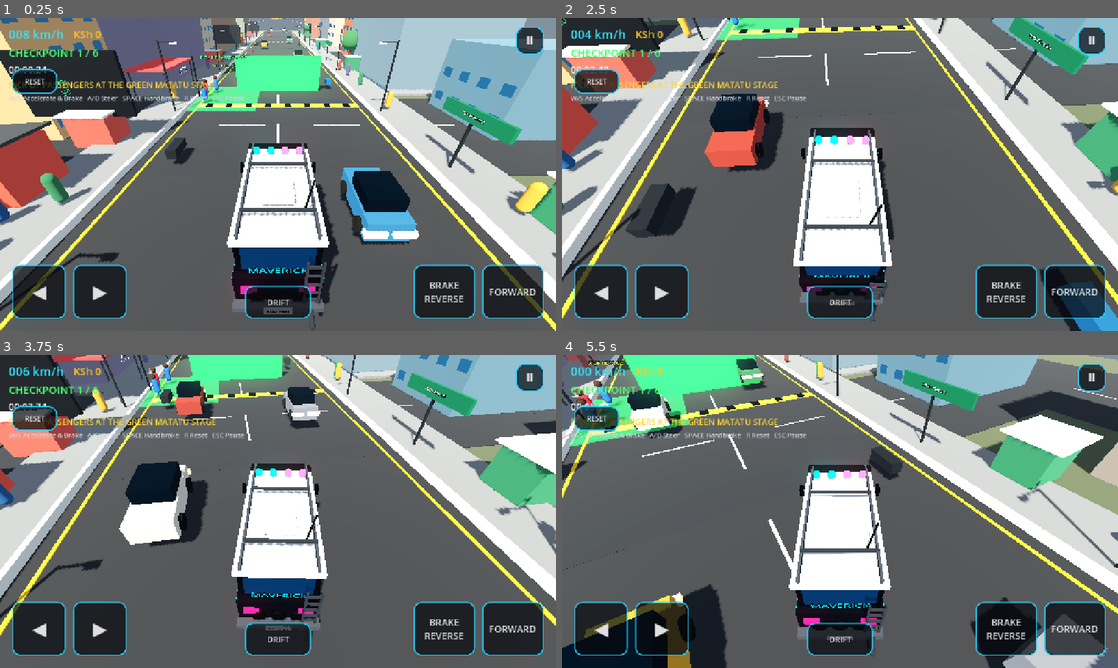
Above: before the commit, frames 1-4 (two rows, left to right).
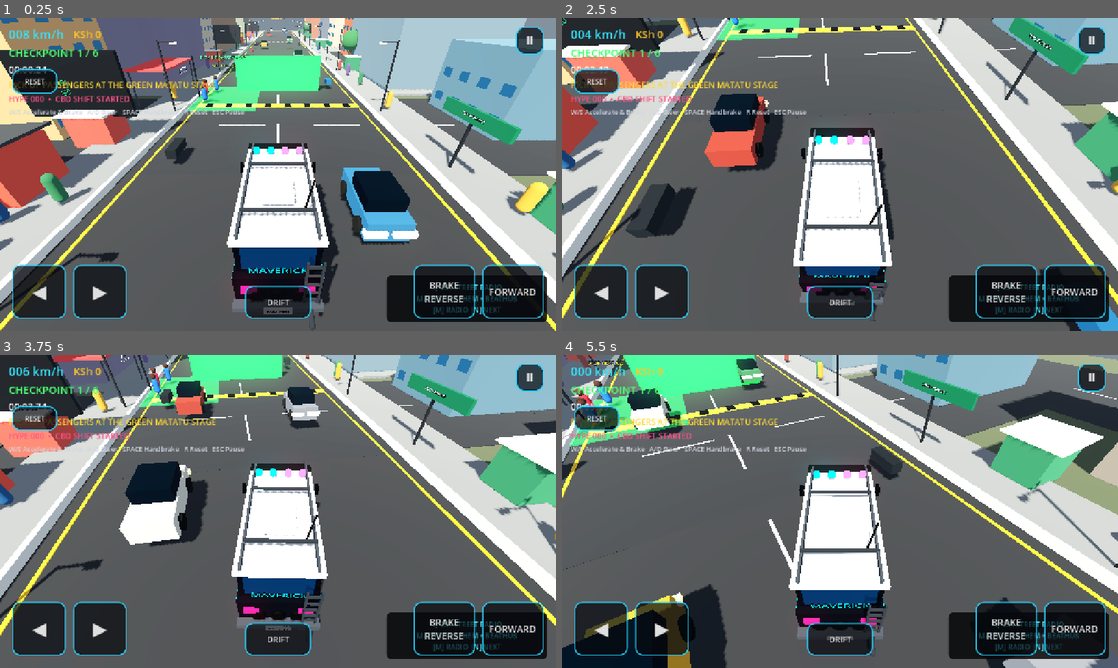
Above: after the commit, the same moments.

Repository: beathubonline-arch/Matatu-Mayhem
Game: Godot game, scene res://scenes/main/Main.tscn
The game is run twice, just before and just after one commit, with the same random seed, the same clock (stepped at 60 frames per second) and the same inputs.
Inputs (mouse positions are in pixels of both pictures, inside the frame that each line leads up to):
- Up to frame 1 (0.25 s): no input
- Up to frame 2 (2.5 s): move the mouse to (962, 158) at 0.52 s; hold D (steer_right) 0.53-1.28 s; hold N (radio_next) 0.53-1.28 s; click (962, 158) at 0.67 s; move the mouse to (728, 190) at 1.27 s; hold S (brake) 1.28-2.03 s; tap M (radio_toggle) at 1.35 s; move the mouse to (895, 105) at 2.02 s; hold D (steer_right) from 2.03 s (still down); hold N (radio_next) from 2.03 s (still down)
- Up to frame 3 (3.75 s): move the mouse to (250, 574) at 2.77 s; release D (steer_right) at 2.78 s; release N (radio_next) at 2.78 s; hold W (accelerate) 2.78-3.53 s; tap M (radio_toggle) at 2.85 s; click (250, 574) at 2.92 s; move the mouse to (444, 558) at 3.52 s; hold A (steer_left) from 3.53 s (still down); hold N (radio_next) from 3.53 s (still down)
- Up to frame 4 (5.5 s): move the mouse to (673, 464) at 4.27 s; release N (radio_next) at 4.28 s; tap M (radio_toggle) at 4.35 s; move the mouse to (867, 511) at 5.02 s; release A (steer_left) at 5.03 s; hold S (brake) from 5.03 s (still down); hold N (radio_next) from 5.03 s (still down); click (867, 511) at 5.17 s

The runs differ from the first frame. In frame 1, 2.4% of the frame differs, in the area x 1-99%, y 24-98%; in frame 2, 2.8%; in frame 3, 2.2%; in frame 4, 3.2%.
Error before the commit: Invalid assignment of property or key 'text' with value of type 'String' on a base object of type 'null instance'. (res://scripts/ui/HUD.gd:120)

Commit message:
Add 254 Radio and Hype panels to HUD

Diff:
--- a/scenes/ui/HUD.tscn
+++ b/scenes/ui/HUD.tscn
@@ -78,6 +78,12 @@
 theme_override_font_sizes/font_size = 19
 text = "PICK UP PASSENGERS AT THE GREEN MATATU STAGE"
 
+[node name="Hype" type="Label" parent="Margin/VBox"]
+layout_mode = 2
+theme_override_colors/font_color = Color(1, 0.32, 0.52, 1)
+theme_override_font_sizes/font_size = 18
+text = "HYPE 000 • CBD SHIFT STARTED"
+
 [node name="Controls" type="Label" parent="Margin/VBox"]
 layout_mode = 2
 theme_override_colors/font_color = Color(0.82, 0.84, 0.88, 1)
@@ -141,3 +147,25 @@
 text = "+ KSh 5,000  PASSENGER FARE"
 horizontal_alignment = 1
 vertical_alignment = 1
+
+[node name="RadioPanel" type="PanelContainer" parent="."]
+anchors_preset = 3
+anchor_left = 1.0
+anchor_top = 1.0
+anchor_right = 1.0
+anchor_bottom = 1.0
+offset_left = -390.0
+offset_top = -128.0
+offset_right = -20.0
+offset_bottom = -20.0
+grow_horizontal = 0
+grow_vertical = 0
+theme_override_styles/panel = SubResource("TopStyle")
+
+[node name="RadioText" type="Label" parent="RadioPanel"]
+layout_mode = 2
+theme_override_colors/font_color = Color(0.3, 0.92, 1, 1)
+theme_override_font_sizes/font_size = 16
+text = "♫ 254 STREET RADIO\nMATATU MAYHEM × BEATHUB\n[M] RADIO  [N] NEXT"
+horizontal_alignment = 1
+vertical_alignment = 1
